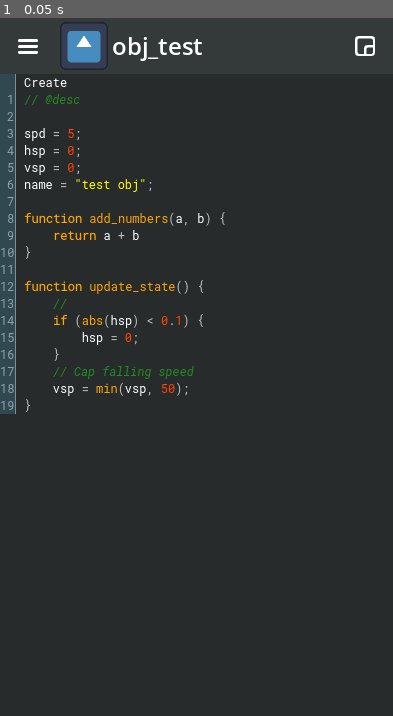
Above: before the commit, frame 1.
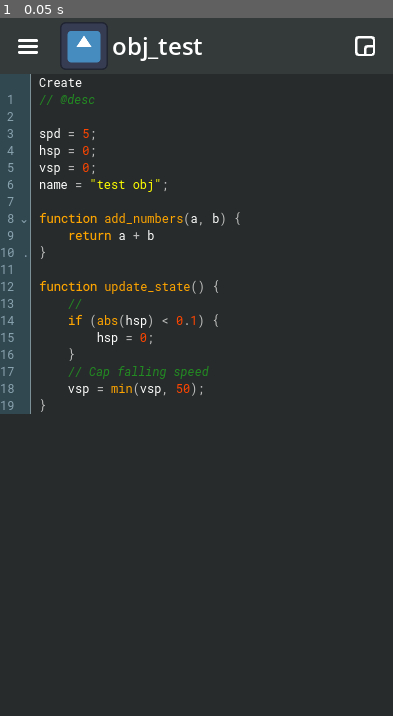
Above: after the commit, the same moment.

Repository: brenioks/DroidMakerUI
Game: Godot game, scene res://workplace.tscn
Two runs of this game, one before a commit and one after it. Both use one fixed random seed, a clock stepped at 60 frames per second and the inputs below. The engine's default icon, where the game draws it, is replaced by a stand-in: a white triangle on a blue panel in a dark square.
Inputs:
- Up to frame 1 (0.05 s): no input

The runs differ from the first frame. In frame 1, 4.3% of the frame differs, in the area x 3-62%, y 8-57%.

Commit message:
Added Gutter Folds
the arrows to fold (collapse or expand) a block of code

Diff:
--- a/CodeEditor/gutter.gd
+++ b/CodeEditor/gutter.gd
@@ -2,14 +2,16 @@
 class_name Gutter
 extends PanelContainer
 
+@warning_ignore("unused_private_class_variable")
+@export_tool_button("Sync Gutter Sizes") var __sync_gutter_sizes = func():
+	_on_code_node_set(code_node)
 @export var code_node: Node:
 	set(new):
 		code_node = new
-@warning_ignore("unused_private_class_variable")
-@export_tool_button("Sync Gutter Sizes") var __sync_gutter_sizes = func():
-	_on_code_node_set(code_node)
+@export var fold_list: PackedInt32Array
 
-@onready var numbers_label = $Label
+@onready var numbers_label = %Numbers
+@onready var folds_label = %Folds
 
 static var MIN_WIDTH: int = 0
 static var _instance_list: Array[Gutter]
@@ -34,6 +36,9 @@
 	for line in range(line_count):
 		numbers_label.text += str(line+1) + "\n"
 
+	if not fold_list.is_empty():
+		_show_folds()
+
 	await get_tree().process_frame
 
 	Gutter.MIN_WIDTH = max(Gutter.MIN_WIDTH, size.x)
@@ -43,3 +48,18 @@
 static func _update_gutters_width():
 	for gutter in Gutter._instance_list:
 		gutter.custom_minimum_size.x = Gutter.MIN_WIDTH
+
+func _show_folds():
+	for i in range(0, fold_list.size() - 1, 2):
+		var fold_start: int = fold_list[i]
+		var fold_end: int = fold_list[i + 1]
+		folds_label.text += "\n".repeat(fold_start - 1) + "⌄"
+		folds_label.text += "\n".repeat(fold_end - fold_start) + "."
+
+func _find_nth_occurrence(text: String, target: String, n: int) -> int:
+	var pos = -1
+	for i in range(n):
+		pos = text.find(target, pos + 1)
+		if pos == -1:
+			break
+	return pos
--- a/CodeEditor/gutter.tscn
+++ b/CodeEditor/gutter.tscn
@@ -8,7 +8,11 @@
 theme_override_styles/panel = ExtResource("1_tuqt5")
 script = ExtResource("1_klnqo")
 
-[node name="Label" type="RichTextLabel" parent="." unique_id=566654518]
+[node name="HBoxContainer" type="HBoxContainer" parent="." unique_id=88407503]
+layout_mode = 2
+
+[node name="Numbers" type="RichTextLabel" parent="HBoxContainer" unique_id=566654518]
+unique_name_in_owner = true
 modulate = Color(0.82, 0.93700004, 1, 0.5411765)
 layout_mode = 2
 size_flags_vertical = 0
@@ -17,3 +21,14 @@
 scroll_active = false
 autowrap_mode = 0
 horizontal_alignment = 2
+
+[node name="Folds" type="RichTextLabel" parent="HBoxContainer" unique_id=793374323]
+unique_name_in_owner = true
+modulate = Color(0.82, 0.93700004, 1, 0.5411765)
+layout_mode = 2
+size_flags_vertical = 0
+theme = ExtResource("2_tuqt5")
+fit_content = true
+scroll_active = false
+autowrap_mode = 0
+horizontal_alignment = 2
--- a/workplace.tscn
+++ b/workplace.tscn
@@ -88,7 +88,7 @@
 theme_override_constants/separation = 8
 
 [node name="Gutter" parent="Main/Column/EventList/HBoxContainer" unique_id=561590972 instance=ExtResource("4_gwg38")]
-custom_minimum_size = Vector2(21, 0)
+custom_minimum_size = Vector2(16, 0)
 layout_mode = 2
 
 [node name="Header" type="Label" parent="Main/Column/EventList/HBoxContainer" unique_id=1385610417]
@@ -103,6 +103,7 @@
 
 [node name="Gutter" parent="Main/Column/EventList/CodeGroup" unique_id=650094435 instance=ExtResource("4_gwg38")]
 layout_mode = 2
+fold_list = PackedInt32Array(8, 10)
 
 [node name="Code" type="RichTextLabel" parent="Main/Column/EventList/CodeGroup" unique_id=503353715]
 layout_mode = 2
